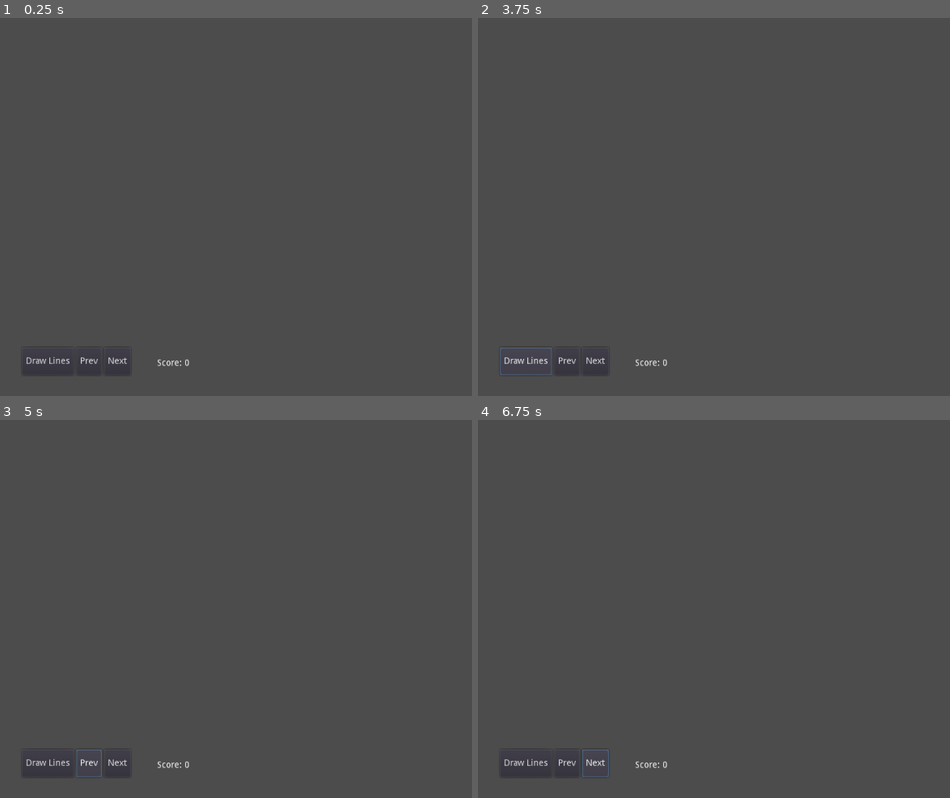
Above: before the commit, frames 1-4 (two rows, left to right).
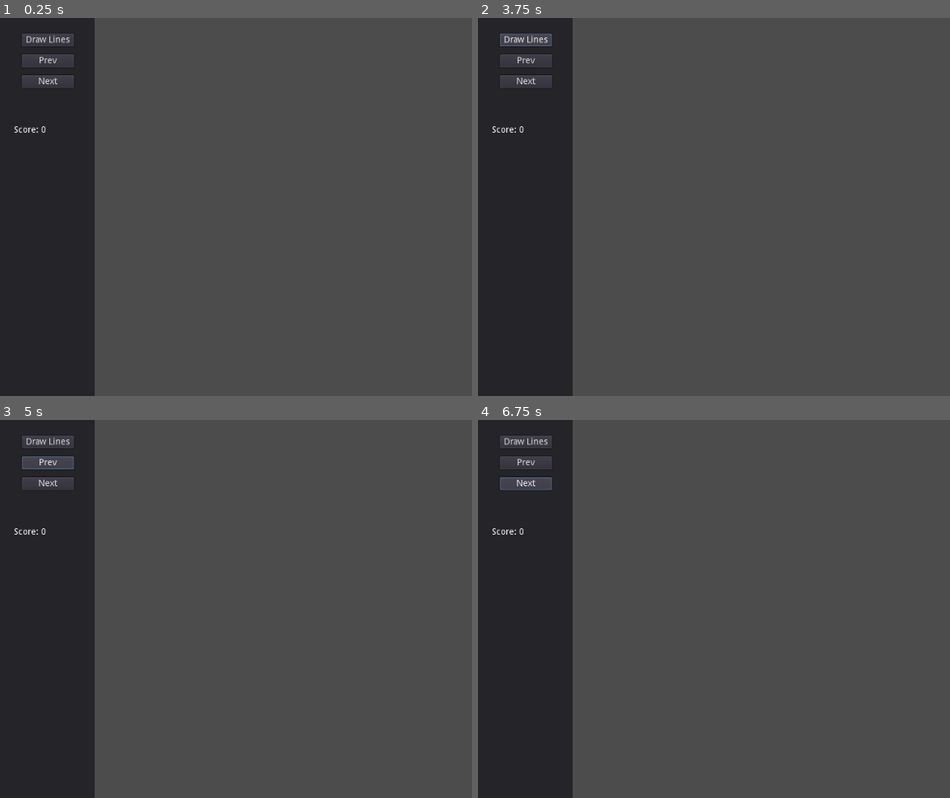
Above: after the commit, the same moments.

Repository: majormunky/TravellingSalesman
Game: Godot game, scene res://World.tscn
The game is run twice, just before and just after one commit, with the same random seed, the same clock (stepped at 60 frames per second) and the same inputs.
Inputs:
- Up to frame 1 (0.25 s): no input
- Up to frame 2 (3.75 s): click "Draw Lines" at 0.5 s; click "Prev" at 1.25 s; click "Next" at 2 s; click "Next" at 2.75 s; click "Draw Lines" at 3.5 s
- Up to frame 3 (5 s): click "Prev" at 4.25 s
- Up to frame 4 (6.75 s): click "Draw Lines" at 5 s; click "Prev" at 5.75 s; click "Next" at 6.5 s

The runs differ from the first frame. In frame 1, 19% of the frame differs, in the area x 0-41%, y 0-100%; in frame 2, 19%; in frame 3, 19%; in frame 4, 19%.
Error before the commit: Invalid get index '1' (on base: 'Array'). (res://World.gd:102)
Error after the commit: Invalid get index '1' (on base: 'Array'). (res://World.gd:104)

Commit message:
Updated the UI to show a panel on the left side that will hold the controls

Diff:
--- a/World.gd
+++ b/World.gd
@@ -12,6 +12,7 @@
 onready var Line = preload("res://Line.tscn")
 onready var LineContainer = $LineContainer
 onready var score_label = $Panel/ScoreLabel
+onready var panel = $Panel
 
 func _ready():
 	pass # Replace with function body.
@@ -72,8 +73,9 @@
 
 func _input(event):
 	if event is InputEventMouseButton and event.is_pressed():
-		if event.position.y > 500:
+		if event.position.x < 150:
 			return
+
 		points.append(event.position)
 		var new_town = Town.instance()
 		new_town.position = event.position
@@ -89,7 +91,7 @@
 
 
 func update_score_label(score):
-	score_label.text = "Score: " + str(int(score)) + " Best: " + str(int(best_score))
+	score_label.text = "Score: " + str(int(score)) + "\nBest: " + str(int(best_score))
 
 
 func _on_PrevButton_pressed():
--- a/World.tscn
+++ b/World.tscn
@@ -9,46 +9,55 @@
 anchor_top = 1.0
 anchor_right = 1.0
 anchor_bottom = 1.0
+margin_right = 150.0
+margin_bottom = 600.0
+__meta__ = {
+"_edit_lock_": true,
+"_edit_use_anchors_": false
+}
+
+[node name="ButtonContainer" type="MarginContainer" parent="Panel"]
+margin_right = 85.0
+margin_bottom = 81.0
+custom_constants/margin_top = 25
+custom_constants/margin_left = 35
 __meta__ = {
 "_edit_use_anchors_": false
 }
 
-[node name="ButtonContainer" type="MarginContainer" parent="Panel"]
-margin_left = 34.8467
-margin_top = 523.32
-margin_right = 119.847
-margin_bottom = 567.32
+[node name="HBoxContainer" type="VBoxContainer" parent="Panel/ButtonContainer"]
+margin_left = 35.0
+margin_top = 25.0
+margin_right = 117.0
+margin_bottom = 111.0
+custom_constants/separation = 13
+
+[node name="RunButton" type="Button" parent="Panel/ButtonContainer/HBoxContainer"]
+margin_right = 82.0
+margin_bottom = 20.0
+text = "Draw Lines"
+
+[node name="PrevButton" type="Button" parent="Panel/ButtonContainer/HBoxContainer"]
+margin_top = 33.0
+margin_right = 82.0
+margin_bottom = 53.0
+text = "Prev"
+
+[node name="NextButton" type="Button" parent="Panel/ButtonContainer/HBoxContainer"]
+margin_top = 66.0
+margin_right = 82.0
+margin_bottom = 86.0
+text = "Next"
+
+[node name="ScoreLabel" type="Label" parent="Panel"]
+margin_left = 22.4846
+margin_top = 170.891
+margin_right = 73.4846
+margin_bottom = 184.891
+text = "Score: 0"
 __meta__ = {
 "_edit_use_anchors_": false
 }
-
-[node name="HBoxContainer" type="HBoxContainer" parent="Panel/ButtonContainer"]
-margin_right = 172.0
-margin_bottom = 44.0
-
-[node name="RunButton" type="Button" parent="Panel/ButtonContainer/HBoxContainer"]
-margin_right = 82.0
-margin_bottom = 44.0
-text = "Draw Lines"
-
-[node name="PrevButton" type="Button" parent="Panel/ButtonContainer/HBoxContainer"]
-margin_left = 86.0
-margin_right = 126.0
-margin_bottom = 44.0
-text = "Prev"
-
-[node name="NextButton" type="Button" parent="Panel/ButtonContainer/HBoxContainer"]
-margin_left = 130.0
-margin_right = 172.0
-margin_bottom = 44.0
-text = "Next"
-
-[node name="ScoreLabel" type="Label" parent="Panel"]
-margin_left = 249.222
-margin_top = 541.304
-margin_right = 300.222
-margin_bottom = 555.304
-text = "Score: 0"
 
 [node name="LineContainer" type="Node2D" parent="."]
 [connection signal="pressed" from="Panel/ButtonContainer/HBoxContainer/RunButton" to="." method="_on_Button_pressed"]
